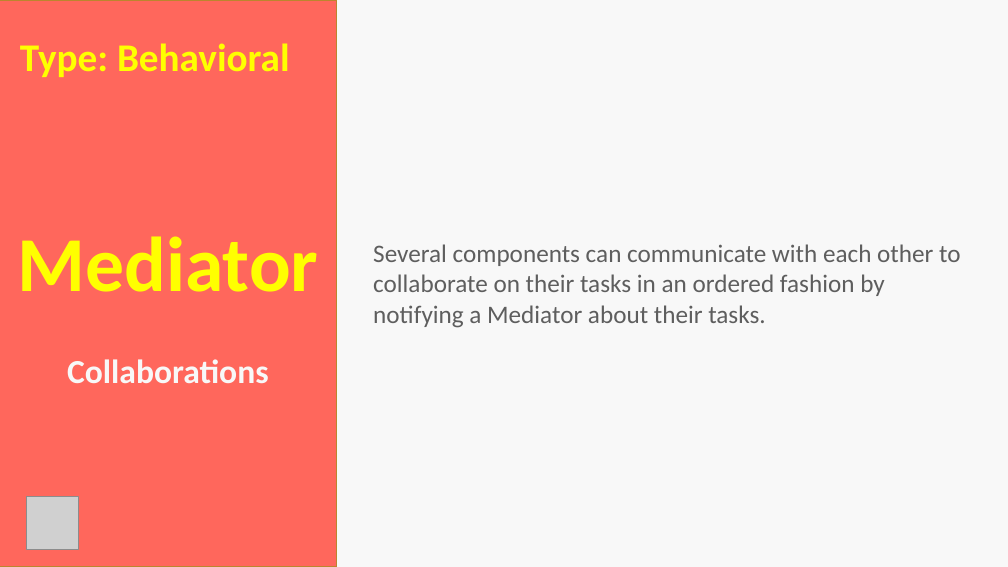
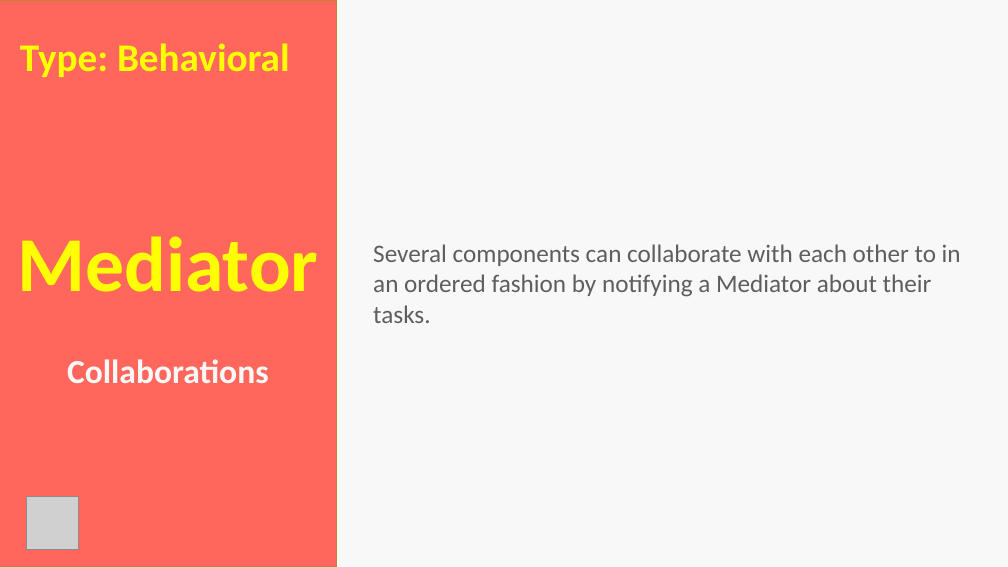
Before and after one commit to carlosjasso/nst-coe-mediator, a slide deck: slide 8 of docs/Coding CoE - Mediator.pptx. Drawn at 1008x567 pixels with LibreOffice and Linux fonts; fonts in the diff are those of the drawing; grey boxes stand for pictures. Boxes give left, top, right and bottom in pixels: in the first picture for what was removed or moved away, otherwise in the second. Text is boxed around its words. In the diff, an @@ line names an element or a change of style, - is before the commit and + after.

```diff
--- a/docs/Coding CoE - Mediator.pptx
+++ b/docs/Coding CoE - Mediator.pptx
@@ text at (x1=373, y1=244, x2=961, y2=323): text changed @@
-Several components can communicate with each other to collaborate on their tasks in an ordered fashion by notifying a Mediator about their tasks.
+Several components can collaborate with each other to in an ordered fashion by notifying a Mediator about their tasks.
```
Also in this commit, not shown: 2 other slides changed, 5 other files.
